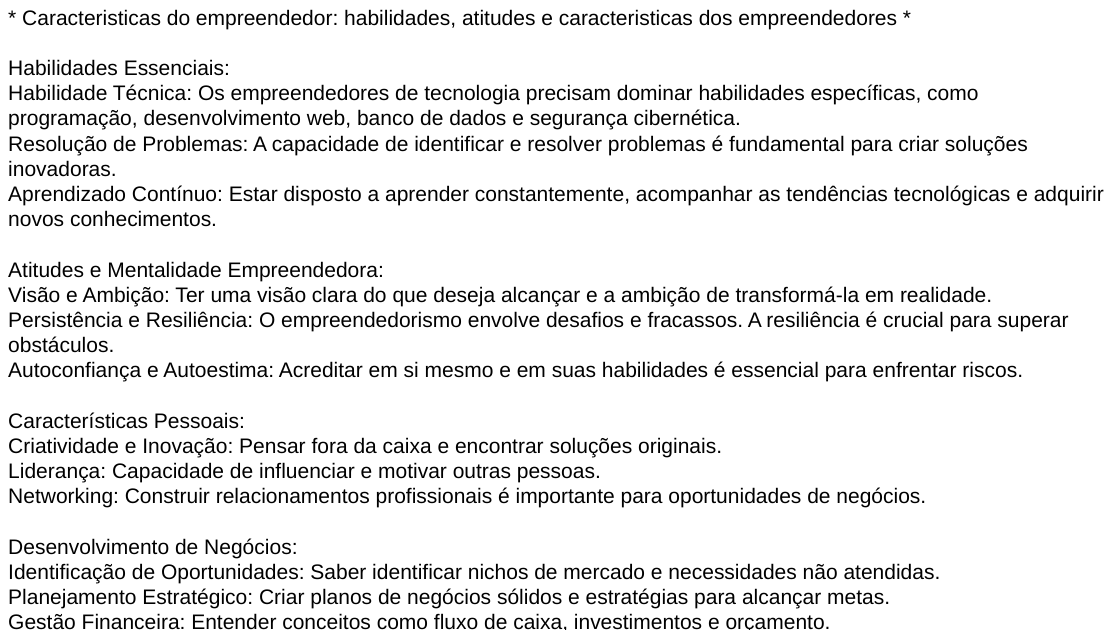
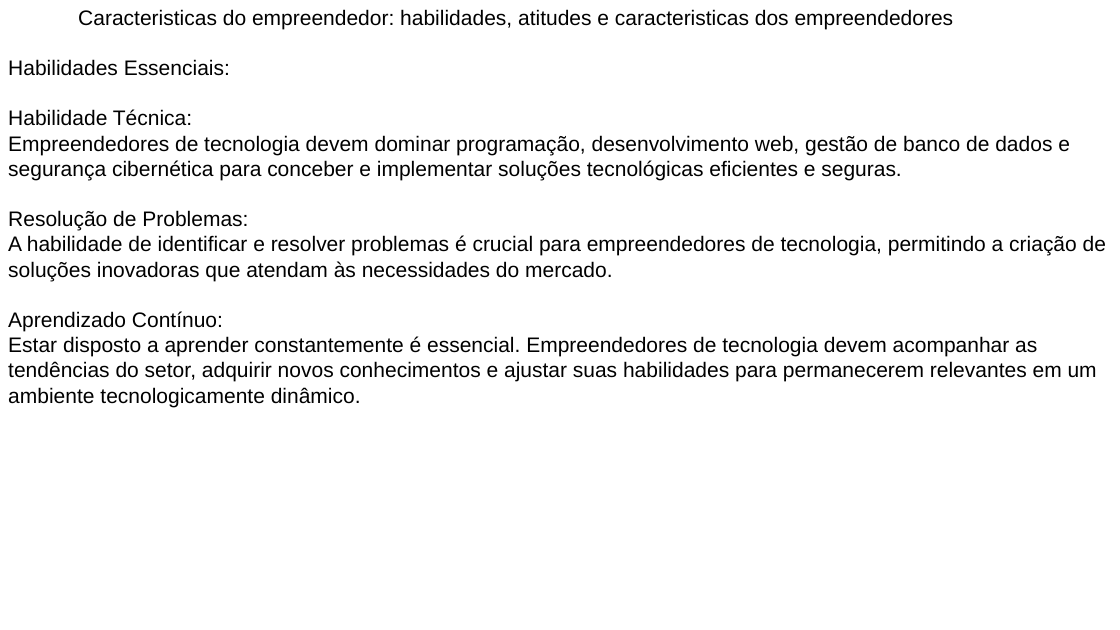
Before and after one commit to E-Mello/PS_Aulas, a slide deck: slide 6 of Aula_07_Conceitos_e_tipos_de_empreendedorismo-Caracteristicas do empreendedor--habilidades_atitudes_e_caracteristicas_dos_empreendedores-Oportunidades_de_negocios/Aula_07.pptx (slide 3 before the commit). Drawn at 1120x630 pixels with LibreOffice and Linux fonts; fonts in the diff are those of the drawing; background and template pictures are left out. Boxes give left, top, right and bottom in pixels: in the first picture for what was removed or moved away, otherwise in the second. Text is boxed around its words. In the diff, an @@ line names an element or a change of style, - is before the commit and + after.

```diff
--- a/Aula_07_Conceitos_e_tipos_de_empreendedorismo-Caracteristicas do empreendedor--habilidades_atitudes_e_caracteristicas_dos_empreendedores-Oportunidades_de_negocios/Aula_07.pptx
+++ b/Aula_07_Conceitos_e_tipos_de_empreendedorismo-Caracteristicas do empreendedor--habilidades_atitudes_e_caracteristicas_dos_empreendedores-Oportunidades_de_negocios/Aula_07.pptx
@@ text at bbox=[78, 9, 954, 29]: text changed @@
-* Caracteristicas do empreendedor: habilidades, atitudes e caracteristicas dos empreendedores *
+Caracteristicas do empreendedor: habilidades, atitudes e caracteristicas dos empreendedores
@@ text at bbox=[8, 109, 1106, 407]: text changed @@
-Habilidade Técnica: Os empreendedores de tecnologia precisam dominar habilidades específicas, como programação, desenvolvimento web, banco de dados e segurança cibernética.
-Resolução de Problemas: A capacidade de identificar e resolver problemas é fundamental para criar soluções inovadoras.
-Aprendizado Contínuo: Estar disposto a aprender constantemente, acompanhar as tendências tecnológicas e adquirir novos conhecimentos.
-Atitudes e Mentalidade Empreendedora:
-Visão e Ambição: Ter uma visão clara do que deseja alcançar e a ambição de transformá-la em realidade.
-Persistência e Resiliência: O empreendedorismo envolve desafios e fracassos. A resiliência é crucial para superar obstáculos.
-Autoconfiança e Autoestima: Acreditar em si mesmo e em suas habilidades é essencial para enfrentar riscos.
-Características Pessoais:
-Criatividade e Inovação: Pensar fora da caixa e encontrar soluções originais.
-Liderança: Capacidade de influenciar e motivar outras pessoas.
-Networking: Construir relacionamentos profissionais é importante para oportunidades de negócios.
-Desenvolvimento de Negócios:
-Identificação de Oportunidades: Saber identificar nichos de mercado e necessidades não atendidas.
-Planejamento Estratégico: Criar planos de negócios sólidos e estratégias para alcançar metas.
-Gestão Financeira: Entender conceitos como fluxo de caixa, investimentos e orçamento.
+Habilidade Técnica:
+Empreendedores de tecnologia devem dominar programação, desenvolvimento web, gestão de banco de dados e segurança cibernética para conceber e implementar soluções tecnológicas eficientes e seguras.
+Resolução de Problemas:
+A habilidade de identificar e resolver problemas é crucial para empreendedores de tecnologia, permitindo a criação de soluções inovadoras que atendam às necessidades do mercado.
+Aprendizado Contínuo:
+Estar disposto a aprender constantemente é essencial. Empreendedores de tecnologia devem acompanhar as tendências do setor, adquirir novos conhecimentos e ajustar suas habilidades para permanecerem relevantes em um ambiente tecnologicamente dinâmico.
```
Also in this commit, not shown: 14 slides added, 3 slides removed, 1 other file.
